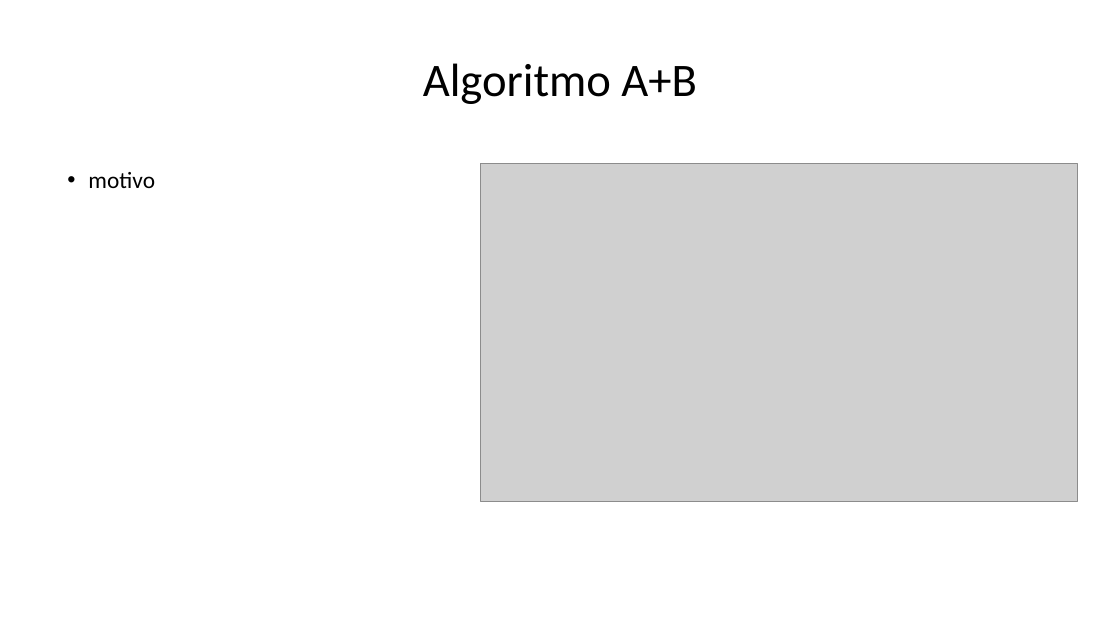
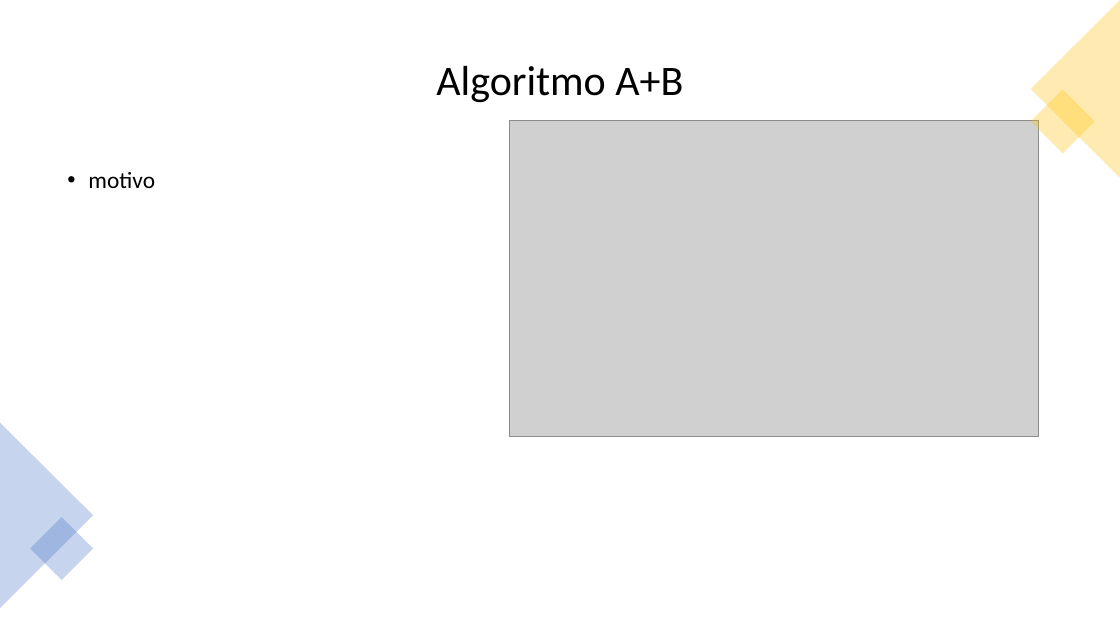
Before and after one commit to af20/mds_decision_making, a slide deck: slide 9 of R/Decision Making slides.pptx. Drawn at 1120x630 pixels with LibreOffice and Linux fonts; fonts in the diff are those of the drawing; grey boxes stand for pictures. Boxes give left, top, right and bottom in pixels: in the first picture for what was removed or moved away, otherwise in the second. Text is boxed around its words. In the diff, an @@ line names an element or a change of style, - is before the commit and + after.

```diff
--- a/R/Decision Making slides.pptx
+++ b/R/Decision Making slides.pptx
@@ title "Algoritmo A+B" at box(436, 66, 683, 103): size 40 to 36 pt @@
@@ triangle added at box(1031, 0, 1120, 178), fill #FFC000 at 30% opacity @@
@@ rectangle added at box(1031, 90, 1095, 154), fill #FFC000 at 30% opacity @@
@@ picture: place and size @@
-picture at box(481, 164, 1078, 502)
+picture at box(509, 120, 1038, 436)
@@ triangle added at box(0, 423, 93, 608), fill #4472C4 at 30% opacity @@
@@ rectangle added at box(30, 517, 93, 580), fill #4472C4 at 30% opacity @@
```
Also in this commit, not shown: 5 other slides changed.
